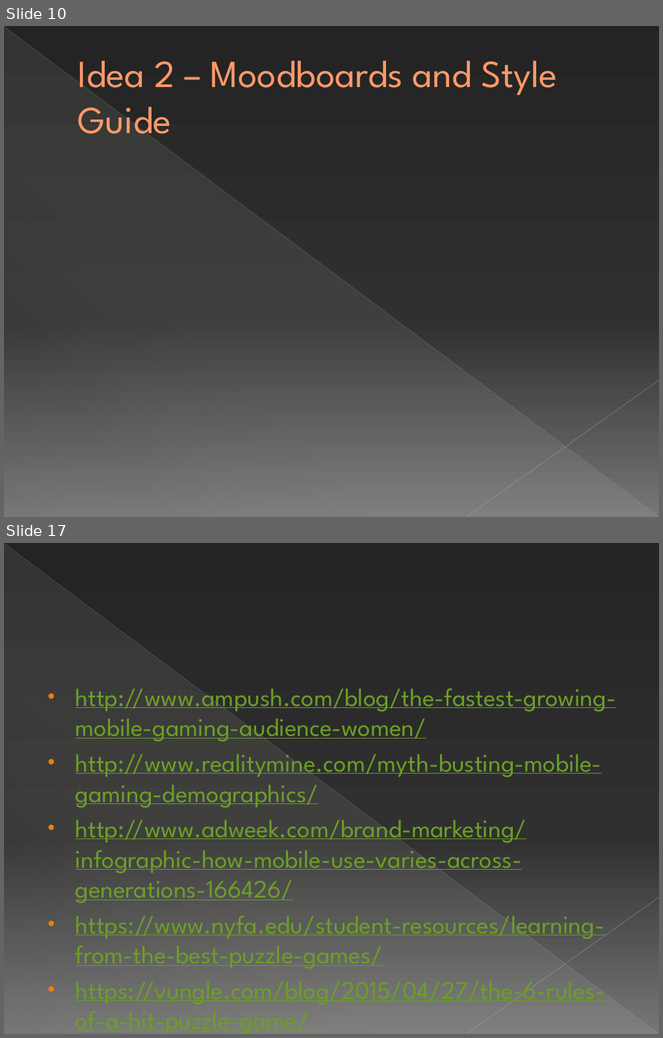
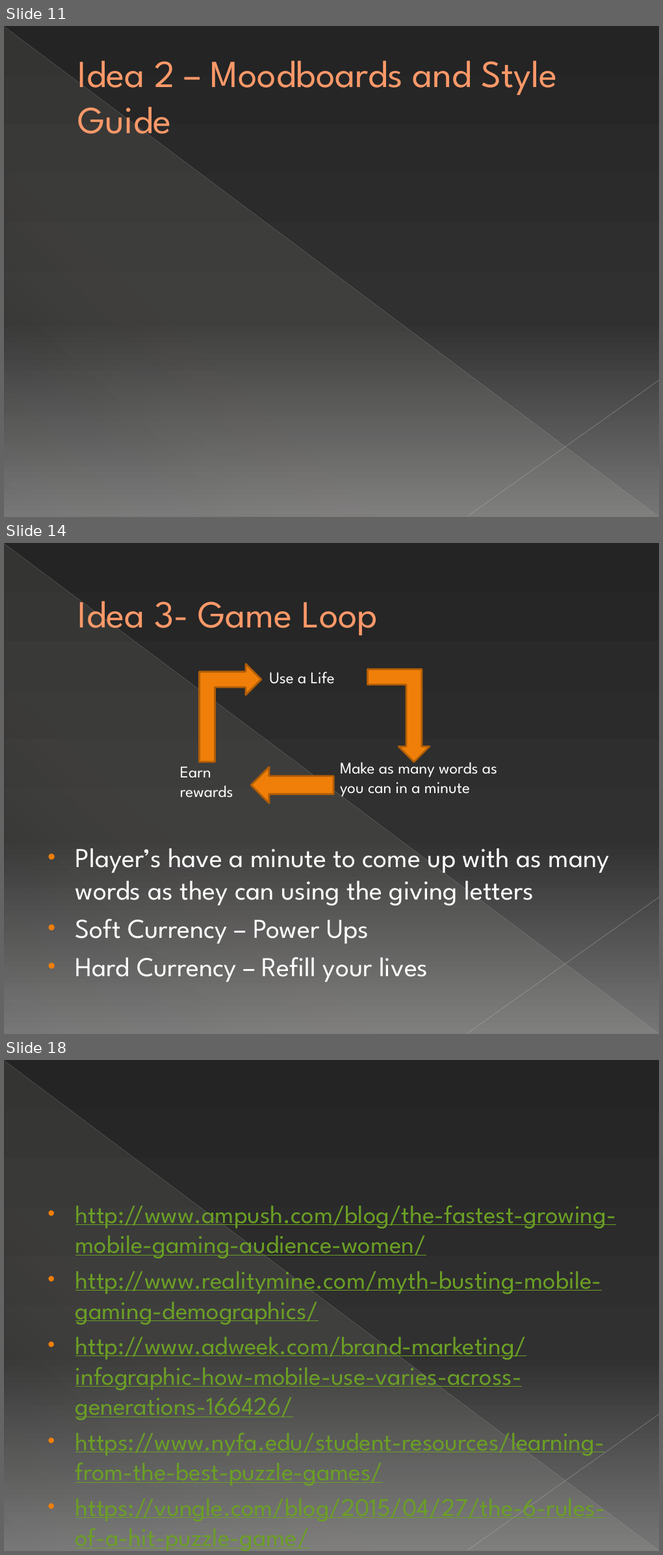
Before and after one commit to UoSGroupProjects1718/level-6-l6-group-1, a slide deck: L6 Group-1 Pitch 1.pptx. Shown one above the other, each under a label of ours: slides 10 and 17 before the commit, slides 11, 14 and 18 after it; the slides between them are not shown. The pictures are 663x1038 and 663x1555 pixels, drawn with LibreOffice and Linux fonts; fonts in the diff are those of the drawing. Boxes give left, top, right and bottom in pixels: in the first picture for what was removed or moved away, otherwise in the second. Text is boxed around its words. In the diff, an @@ line names an element or a change of style, - is before the commit and + after.

```diff
--- a/L6 Group-1 Pitch 1.pptx
+++ b/L6 Group-1 Pitch 1.pptx
@@ slide 14 added at [4, 543, 659, 1034], background gradient #242424 to #303030 to #767676; not listed: 3 template elements that a slide beside it also shows @@
@@ title added at [78, 599, 378, 639], 42 pt, text #FF9B6A @@
+Idea 3- Game Loop
@@ bent up arrow added at [200, 663, 261, 762], fill #F07F09, outline #B25E07 2 pt @@
@@ text added at [269, 672, 335, 684], 18 pt, text #FFFFFF @@
+Use a Life
@@ bent up arrow added at [367, 670, 429, 763], fill #F07F09, outline #B25E07 2 pt @@
@@ text added at [340, 757, 497, 799], 18 pt, text #FFFFFF @@
+Make as many words as you can in a minute
@@ text added at [180, 761, 233, 798], 18 pt, text #FFFFFF @@
+Earn rewards
@@ down arrow added at [252, 767, 334, 804], fill #F07F09, outline #B25E07 2 pt @@
@@ text added at [76, 849, 610, 982], 30 pt, text #FFFFFF @@
+• Player’s have a minute to come up with as many words as they can using the giving letters
+• Soft Currency – Power Ups
+• Hard Currency – Refill your lives
@@ what was slide 10 is now slide 11 @@
@@ what was slide 17 is now slide 18 @@
```
Also in this commit, not shown: 4 slides changed, 8 other slides added, 8 slides removed.
